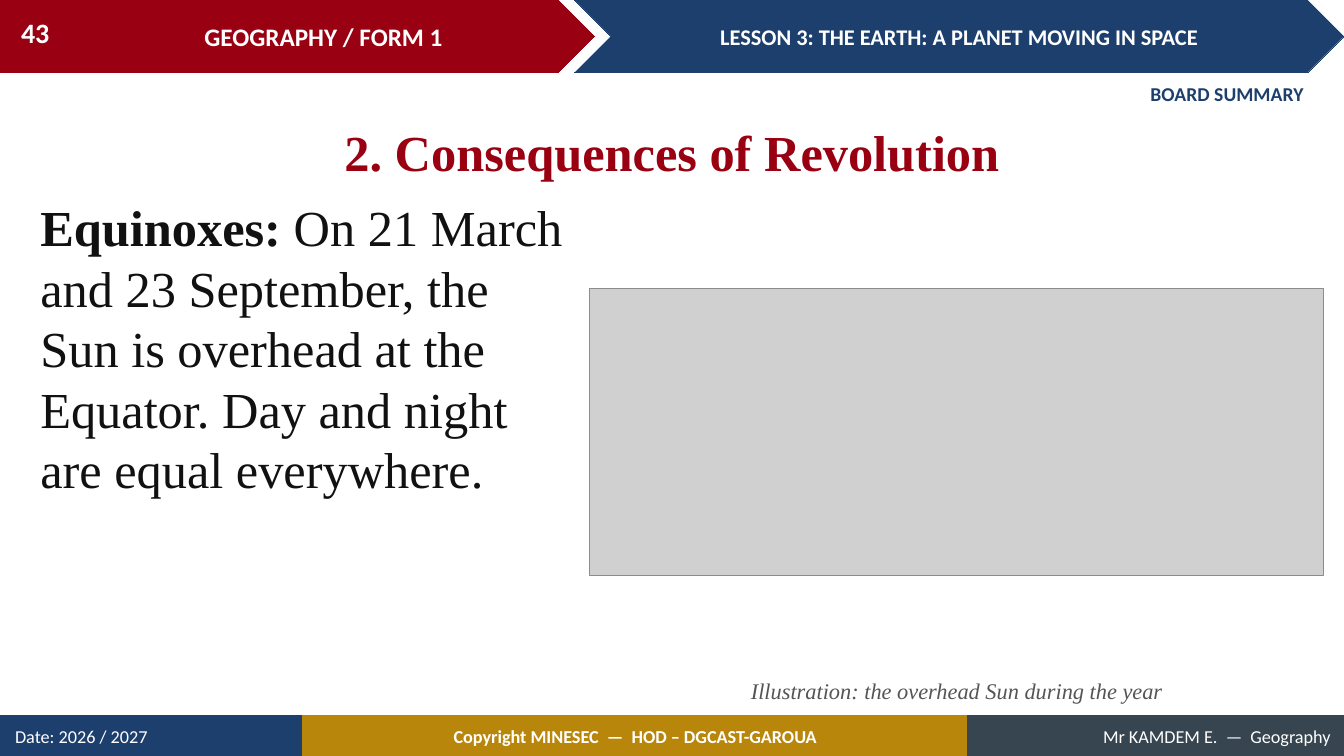
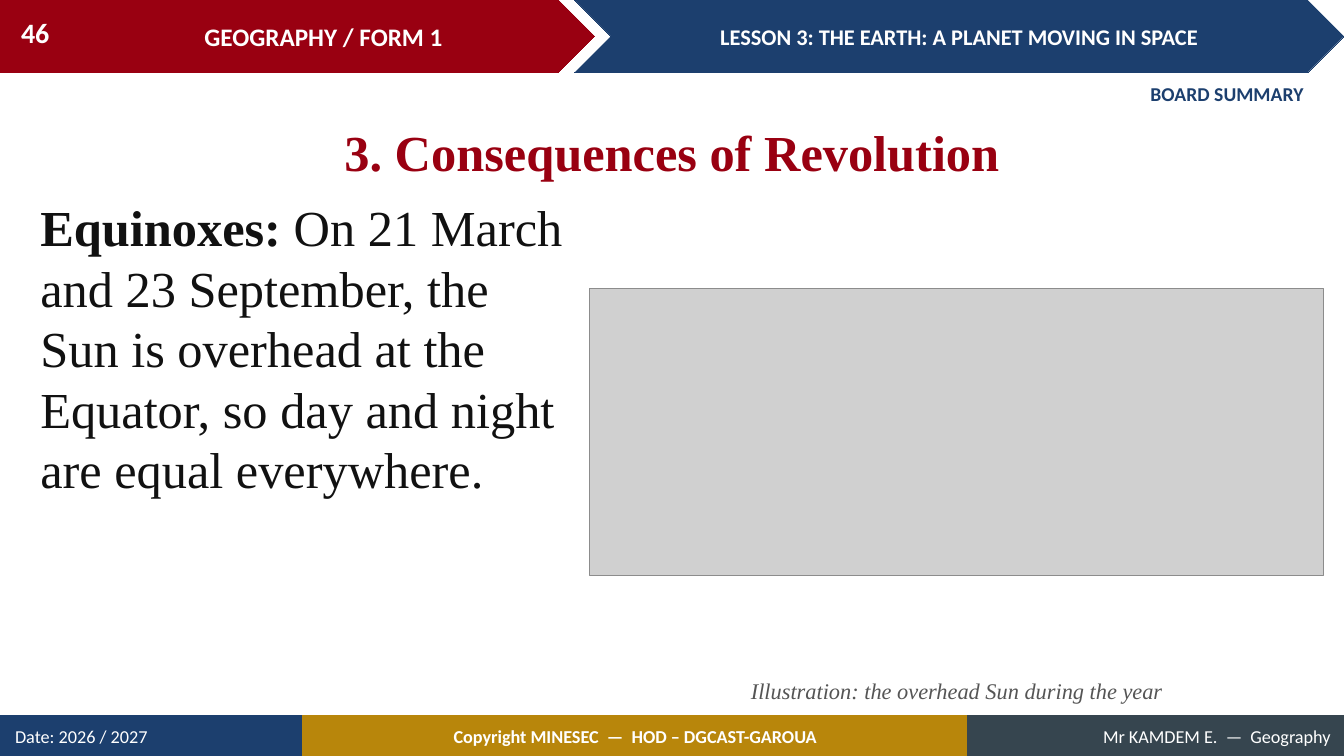
Before and after one commit to Berthautk/linea-github, a slide deck: slide 46 of lecons/F1/05_F1_M1_L03_The_Earth_A_Planet_Moving_in_Space.pptx (slide 43 before the commit). Drawn at 1344x756 pixels with LibreOffice and Linux fonts; fonts in the diff are those of the drawing; grey boxes stand for pictures. Boxes give left, top, right and bottom in pixels: in the first picture for what was removed or moved away, otherwise in the second. Text is boxed around its words. In the diff, an @@ line names an element or a change of style, - is before the commit and + after.

```diff
--- a/lecons/F1/05_F1_M1_L03_The_Earth_A_Planet_Moving_in_Space.pptx
+++ b/lecons/F1/05_F1_M1_L03_The_Earth_A_Planet_Moving_in_Space.pptx
@@ page number at (21,24,49,44): text changed @@
-43
+46
@@ text at (344,135,999,181): text changed @@
-2. Consequences of Revolution
+3. Consequences of Revolution
@@ text at (40,211,562,499): text changed @@
-Equinoxes: On 21 March and 23 September, the Sun is overhead at the Equator. Day and night are equal everywhere.
+Equinoxes: On 21 March and 23 September, the Sun is overhead at the Equator, so day and night are equal everywhere.
```
Also in this commit, not shown: 8 other slides changed, 3 slides added, 1 slide removed, 1 other file.
